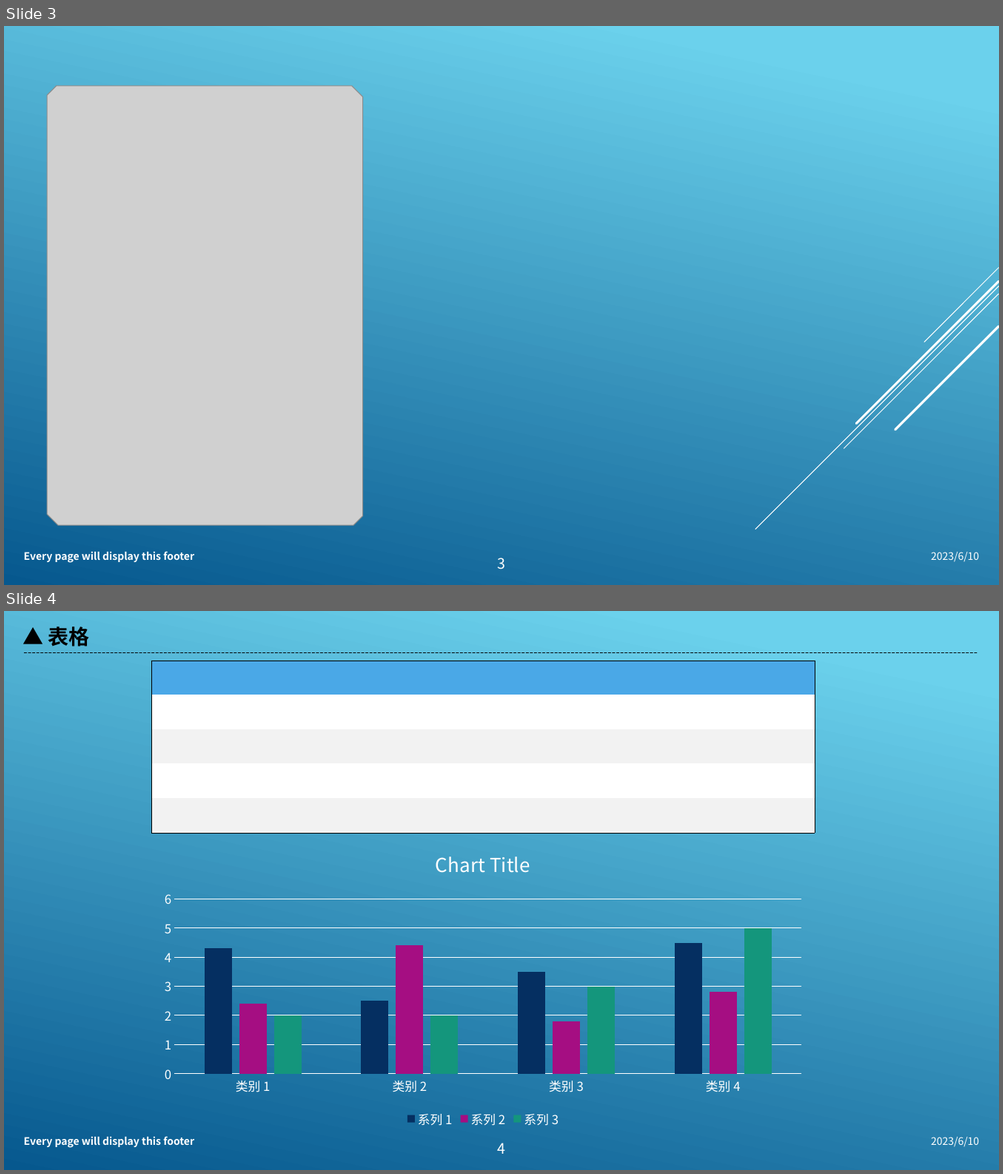
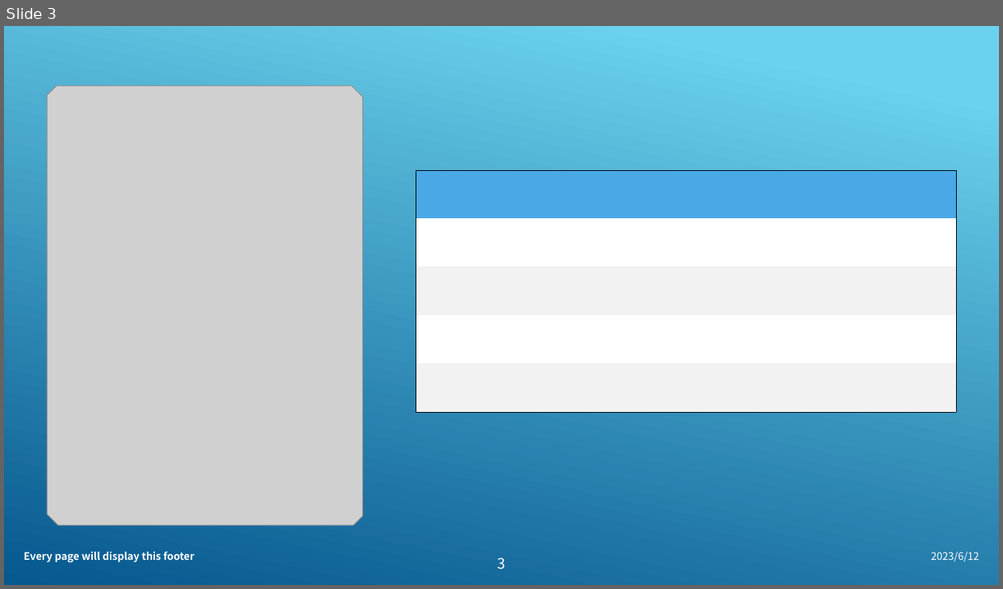
Before and after one commit to W1033/Hardware-and-Software-Apps-Notes, a slide deck: Office办公套件/PowerPoint/PPT制作教程-bilibili/演示文稿1.pptx. Shown one above the other, each under a label of ours: slides 3 and 4 before the commit, slide 3 after it. The pictures are 1003x1174 and 1003x589 pixels, drawn with LibreOffice and Linux fonts; fonts in the diff are those of the drawing; grey boxes stand for pictures. Boxes give left, top, right and bottom in pixels: in the first picture for what was removed or moved away, otherwise in the second. Text is boxed around its words. In the diff, an @@ line names an element or a change of style, - is before the commit and + after.

```diff
--- a/Office办公套件/PowerPoint/PPT制作教程-bilibili/演示文稿1.pptx
+++ b/Office办公套件/PowerPoint/PPT制作教程-bilibili/演示文稿1.pptx
@@ slide 4 removed at box(4, 611, 999, 1170), background gradient #6ED2EB to #06588E @@
@@ text removed at box(48, 627, 90, 647) @@
-▲ 表格
@@ line removed from (24, 652) to (979, 652) @@
@@ table removed at box(151, 661, 814, 811), 5 rows, 2 columns @@
- | 
- | 
- | 
- | 
- | 
@@ column chart removed at box(151, 834, 814, 1132) @@
-categories: 类别 1, 类别 2, 类别 3, 类别 4
-系列 1: 4.3, 2.5, 3.5, 4.5
-系列 2: 2.4, 4.4, 1.8, 2.8
-系列 3: 2, 2, 3, 5
@@ text removed at box(24, 1136, 194, 1148) @@
-Every page will display this footer
@@ page number removed at box(498, 1143, 506, 1154) @@
-4
@@ text removed at box(930, 1137, 979, 1147) @@
-2023/6/10
@@ slide 3 changed as well @@
@@ table added at box(416, 170, 956, 412), 5 rows, 2 columns @@
+ | 
+ | 
+ | 
+ | 
+ | 
@@ group removed at box(755, 268, 999, 530): 5 lines @@
@@ text at box(930, 552, 979, 562): text changed @@
-2023/6/10
+2023/6/12
```
Also in this commit, not shown: 2 other slides changed, 3 slides added, 15 other files.
